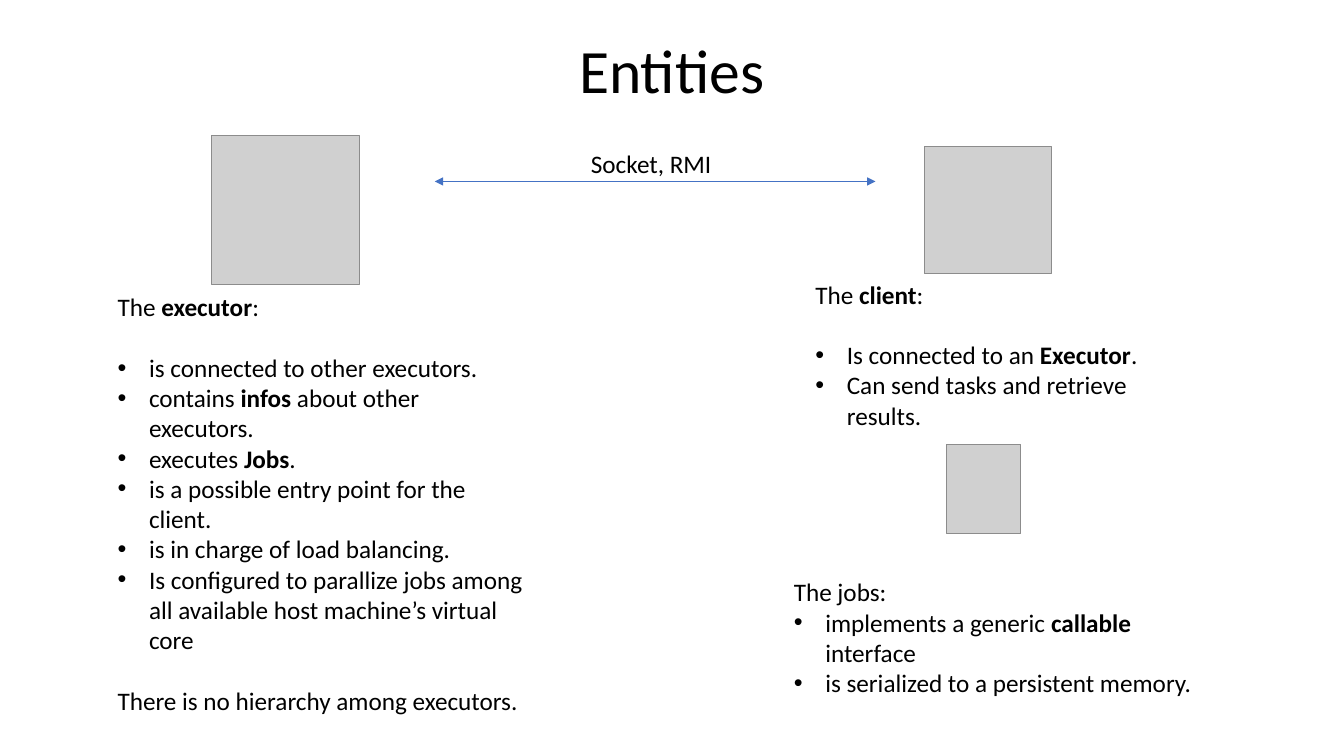
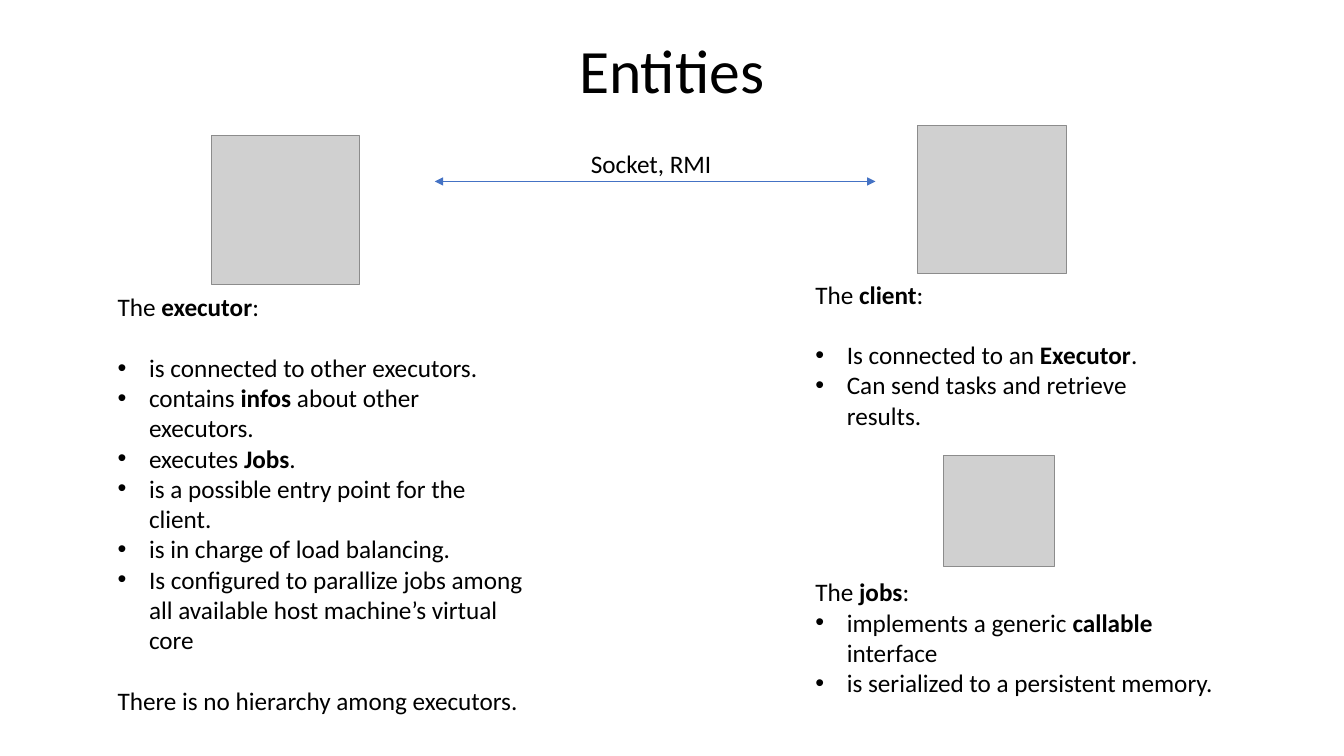
Before and after one commit to Alenichel/MartinaNichelini-DistributedJobScheduling, a slide deck: slide 3 of doc/Presentation.pptx. Drawn at 1344x756 pixels with LibreOffice and Linux fonts; fonts in the diff are those of the drawing; grey boxes stand for pictures. Boxes give left, top, right and bottom in pixels: in the first picture for what was removed or moved away, otherwise in the second. Text is boxed around its words. In the diff, an @@ line names an element or a change of style, - is before the commit and + after.

Commit message:
Changed img

```diff
--- a/doc/Presentation.pptx
+++ b/doc/Presentation.pptx
@@ picture: place and size @@
-picture at <box>925,146,1052,274</box>
+picture at <box>919,125,1067,273</box>
@@ picture removed at <box>947,445,1021,534</box> @@
@@ picture added at <box>944,456,1055,567</box> @@
@@ text "The jobs:": place and size @@
-text "The jobs:" at <box>794,583,1191,696</box>
+text "The jobs:" at <box>815,583,1212,696</box>
@@ text at <box>815,583,909,606</box>: bold on in "jobs:" @@
```
